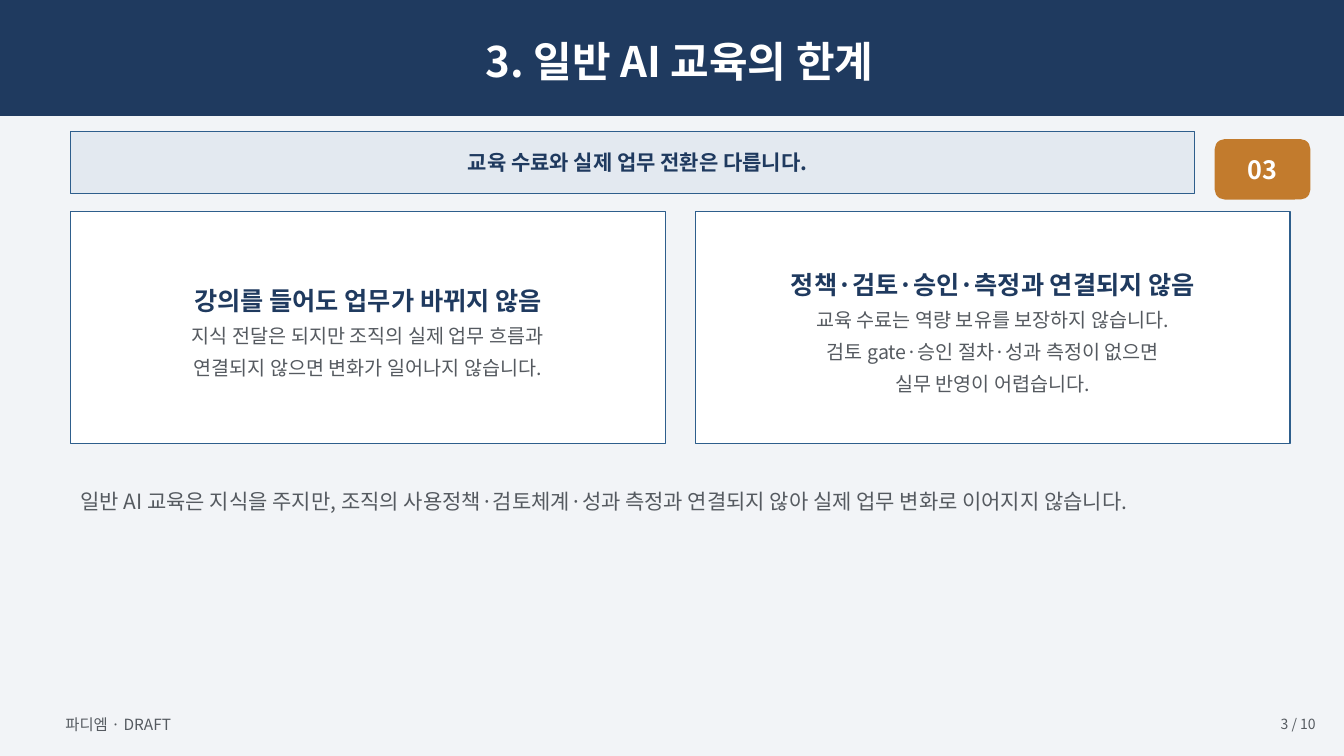
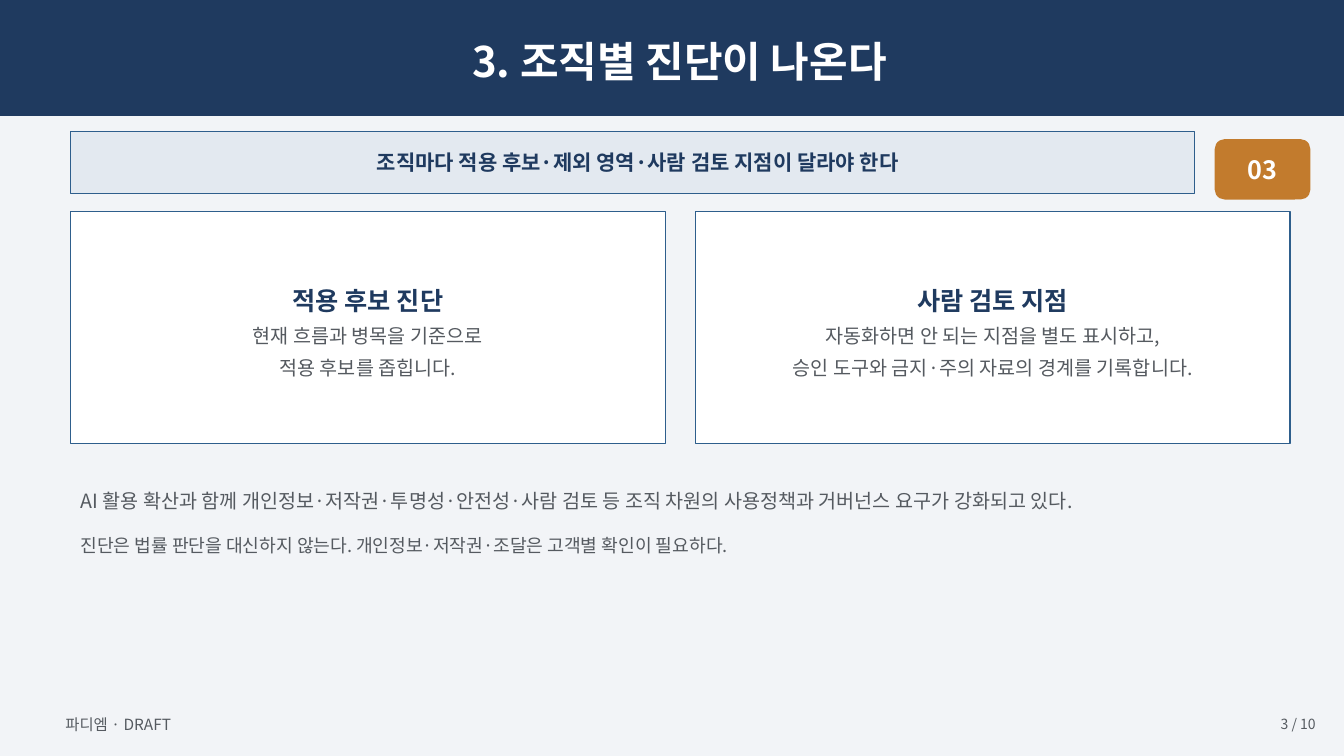
Before and after one commit to skerishKang/ai-revenue-lab, a slide deck: slide 3 of docs/commercial/business-35-ai-media-education-dx/customer-package/Business35_Master_Proposal_10p.pptx. Drawn at 1344x756 pixels with LibreOffice and Linux fonts; fonts in the diff are those of the drawing. Boxes give left, top, right and bottom in pixels: in the first picture for what was removed or moved away, otherwise in the second. Text is boxed around its words. In the diff, an @@ line names an element or a change of style, - is before the commit and + after.

```diff
--- a/docs/commercial/business-35-ai-media-education-dx/customer-package/Business35_Master_Proposal_10p.pptx
+++ b/docs/commercial/business-35-ai-media-education-dx/customer-package/Business35_Master_Proposal_10p.pptx
@@ text in rectangle at <box>472,41,887,81</box>: text changed @@
-3. 일반 AI 교육의 한계
+3. 조직별 진단이 나온다
@@ text in rectangle at <box>377,152,899,172</box>: text changed @@
-교육 수료와 실제 업무 전환은 다릅니다.
+조직마다 적용 후보·제외 영역·사람 검토 지점이 달라야 한다
@@ text in rectangle at <box>253,289,482,377</box>: text changed @@
-강의를 들어도 업무가 바뀌지 않음
-지식 전달은 되지만 조직의 실제 업무 흐름과
-연결되지 않으면 변화가 일어나지 않습니다.
+적용 후보 진단
+현재 흐름과 병목을 기준으로
+적용 후보를 좁힙니다.
@@ text in rectangle at <box>793,289,1193,377</box>: text changed @@
-정책·검토·승인·측정과 연결되지 않음
-교육 수료는 역량 보유를 보장하지 않습니다.
-검토 gate·승인 절차·성과 측정이 없으면
-실무 반영이 어렵습니다.
+사람 검토 지점
+자동화하면 안 되는 지점을 별도 표시하고,
+승인 도구와 금지·주의 자료의 경계를 기록합니다.
@@ text at <box>80,491,1073,554</box>: text changed; size 15 to 14 pt @@
-일반 AI 교육은 지식을 주지만, 조직의 사용정책·검토체계·성과 측정과 연결되지 않아 실제 업무 변화로 이어지지 않습니다.
+AI 활용 확산과 함께 개인정보·저작권·투명성·안전성·사람 검토 등 조직 차원의 사용정책과 거버넌스 요구가 강화되고 있다.
+진단은 법률 판단을 대신하지 않는다. 개인정보·저작권·조달은 고객별 확인이 필요하다.
```
Also in this commit, not shown: 8 other slides changed, 1 slide added, 1 slide removed, 34 other files.
